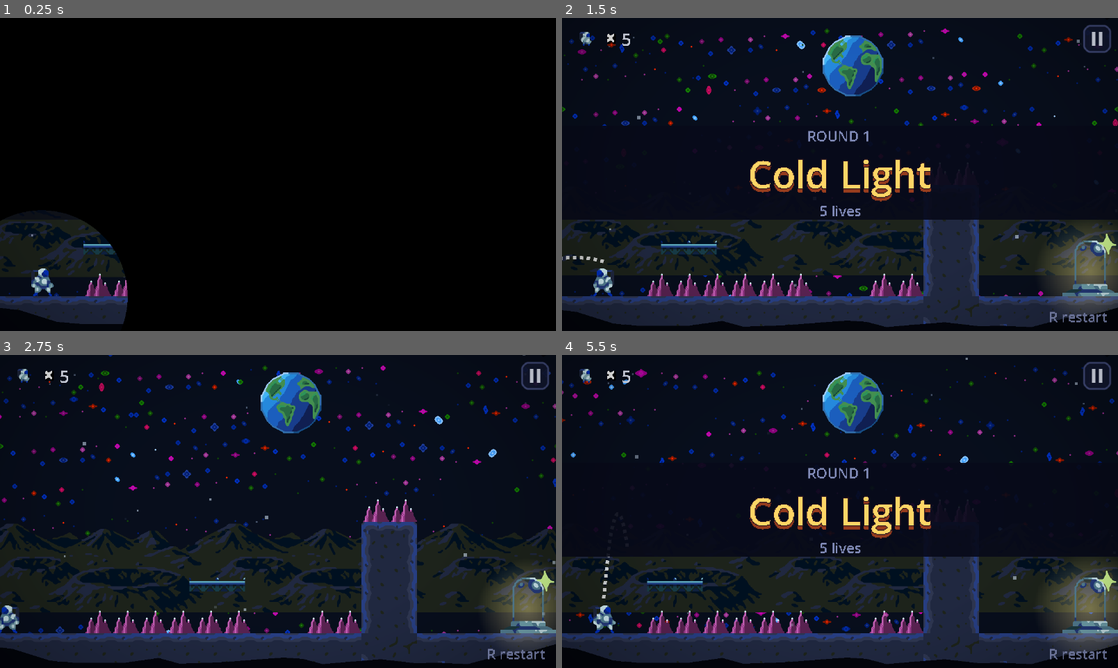
Above: before the commit, frames 1-4 (two rows, left to right).
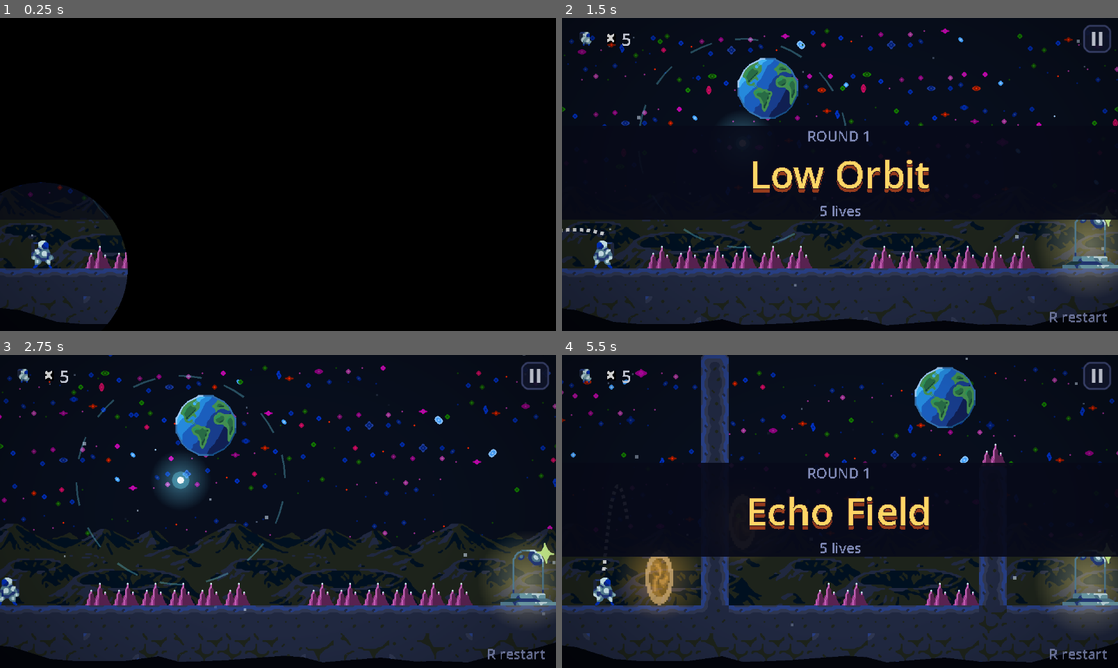
Above: after the commit, the same moments.

Repository: gab0yan/moonbounce
Game: Godot game, scene res://scenes/levels/endless.tscn
Same seed, same stepped clock (60 frames per second), same inputs: the game is played once before the commit and once after it. This scene is started directly instead of the project's main scene.
Inputs (mouse positions are in pixels of both pictures, inside the frame that each line leads up to):
- Up to frame 1 (0.25 s): no input
- Up to frame 2 (1.5 s): tap Enter at 0.5 s; move the mouse to (962, 158) at 0.52 s; tap Space (grapple) at 0.6 s; click (962, 158) at 0.67 s; drag from (728, 190) to (940, 177) at 1.27 s
- Up to frame 3 (2.75 s): move the mouse to (333, 442) at 2.02 s; press the mouse at (333, 442) at 2.03 s; tap Space (grapple) at 2.3 s
- Up to frame 4 (5.5 s): release the mouse at (895, 442) at 2.75 s; drag from (812, 574) to (962, 514) at 2.77 s; move the mouse to (1006, 558) at 3.52 s; tap Keypad Enter at 3.6 s; click (1006, 558) at 3.67 s; tap Space (grapple) at 3.8 s; tap Escape (pause) at 4.15 s; click "Restart level" at 4.25 s; drag from (673, 464) to (662, 627) at 5.02 s

The runs differ from the first frame. In frame 1, 4.8% of the frame differs, in the area x 0-23%, y 52-98%; in frame 2, 23%; in frame 3, 24%; in frame 4, 26%, in the area x 0-100%, y 0-99%.

Commit message:
Endless level generators

Diff:
--- a/scripts/endless_level.gd
+++ b/scripts/endless_level.gd
@@ -1,6 +1,13 @@
 extends "res://scripts/level.gd"
 
 const T := 16
+const COLS := 20
+const ROWS := 12
+const FIRST_COL := 2
+const LAST_COL := 17
+const MIN_GROUND := 7
+const MAX_GROUND := 10
+
 const SPIKE := preload("res://scenes/entities/crystal_spike.tscn")
 const CLING := preload("res://scenes/entities/cling_wall.tscn")
 const LIFT := preload("res://scenes/entities/lift_zone.tscn")
@@ -8,44 +15,45 @@
 const GRAPPLE := preload("res://scenes/entities/grapple_point.tscn")
 const PLATFORM := preload("res://scenes/entities/moving_platform.tscn")
 const PORTAL := preload("res://scenes/entities/portal.tscn")
-
-const SEGMENTS := {
-	"pit": {"deaths": 1, "rows": [
-		"........", "........", "........", "........", "........",
-		"........", "........", "........", "........", ".^^^^^^."]},
-	"wall": {"deaths": 1, "rows": [
-		"........", "........", "........", "........", "........",
-		"...^^...", "...##...", "...##...", "...##...", ".^^##..."]},
-	"deadweight": {"deaths": 1, "rows": [
-		"........", "........", "........", "........", "........",
-		".....##.", ".....##.", ".....##.", ".....##.", "...^.##."]},
-	"climb": {"deaths": 0, "rows": [
-		"........", "........", "........", "..R.L#..", "..R.L#..",
-		"..R.L#..", "..R.L#..", "..R.L#..", "....L#..", "....L#.."]},
-	"lift": {"deaths": 0, "rows": [
-		".####...", "..vv....", "..UU....", "..UU....", "..UU.##.",
-		"..UU.##.", "..UU.##.", "..UU.##.", "..UU.##.", "..UU.##."]},
-	"swing": {"deaths": 0, "rows": [
-		"........", "........", "........", "........", "...O....",
-		"........", "........", "........", "........", ".^^^^^^."]},
-	"ferry": {"deaths": 0, "rows": [
-		"........", "........", "........", "........", "........",
-		"........", "........", ".F......", "........", ".^^^^^^."]},
-	"portal": {"deaths": 0, "rows": [
-		"....#...", "....#...", "....#...", "....#Q..", "....#...",
-		"....#...", "....#...", "....#...", "..P.#...", "....#..."]},
-	"wind": {"deaths": 0, "rows": [
-		"........", "........", "........", ".WWWWWW.", ".WWWWWW.",
-		".WWWWWW.", ".WWWWWW.", ".WWWWWW.", ".WWWWWW.", ".^^^^^^."]},
+const PROPS := [
+	preload("res://assets/props/antenna_tower.png"),
+	preload("res://assets/props/solar_panel.png"),
+	preload("res://assets/props/fuel_tank.png"),
+]
+
+const PIECES := {
+	"pit": {"min": 7, "max": 8},
+	"wall": {"min": 6, "max": 7},
+	"deadweight": {"min": 6, "max": 7},
+	"climb": {"min": 7, "max": 7},
+	"lift": {"min": 7, "max": 7},
+	"swing": {"min": 7, "max": 8},
+	"ferry": {"min": 7, "max": 8},
+	"portal": {"min": 6, "max": 6},
+	"wind": {"min": 7, "max": 8},
+	"islands": {"min": 8, "max": 8},
+	"step": {"min": 3, "max": 4},
+	"gap": {"min": 4, "max": 5},
 }
+const DEATH_PIECES := ["pit", "wall", "deadweight"]
 const NAMES := ["Crater Run", "Dust Drift", "Low Orbit", "Moon Maze", "Night Shift", "Echo Field",
-		"Crystal Gap", "Far Side", "Static Sky", "Lost Signal", "Grey Sea", "Cold Light"]
+		"Crystal Gap", "Far Side", "Static Sky", "Lost Signal", "Grey Sea", "Cold Light",
+		"Ion Storm", "Glass Plain", "Hollow Ridge", "Slow Fall", "Black Tide", "Quiet Vent"]
 
 static var round_number := 1
 static var round_seed := 0
-static var forced_segments: Array = []
+static var forced_pieces: Array = []
+static var _recent: Array = []
+static var _last_dark := false
 
 var _rng := RandomNumberGenerator.new()
+var _grid: Array = []
+var _zones: Array = []
+var _grapples: Array = []
+var _platforms: Array = []
+var _portals: Array = []
+var _deaths := 0
+var picks: Array = []
 
 
 func _enter_tree() -> void:
@@ -56,84 +64,288 @@
 
 
 func _build_round() -> void:
-	var picks: Array = forced_segments.duplicate()
-	if picks.is_empty():
-		picks = [_pick(true), _pick(false)]
-		if _rng.randf() < 0.5:
-			picks.reverse()
-	var grid: Array = []
-	for r in 12:
+	_grid = []
+	for r in ROWS:
 		var row := []
-		for c in 20:
-			row.append("." if r < 10 else "#")
-		grid.append(row)
-	grid[9][1] = "S"
-	grid[8][18] = "E"
-	var deaths := 0
+		for c in COLS:
+			row.append(".")
+		_grid.append(row)
+	var ground := _rng.randi_range(MAX_GROUND - 1, MAX_GROUND)
+	_fill_ground(0, FIRST_COL - 1, ground)
+	_grid[ground - 1][1] = "S"
+	picks = _choose_pieces()
+	var widths := _plan_widths(picks)
+	var x := FIRST_COL
 	for i in picks.size():
-		var seg: Dictionary = SEGMENTS[picks[i]]
-		deaths += seg.deaths
-		var x0 := 2 + i * 8
-		for r in 10:
-			var row: String = seg.rows[r]
-			for c in 8:
-				grid[r][x0 + c] = row[c]
-	var dark: bool = round_number >= 4 and _rng.randf() < 0.35
+		ground = call("_piece_" + picks[i], x, widths[i], ground)
+		x += widths[i]
+	_fill_ground(x, COLS - 1, ground)
+	_grid[ground - 2][18] = "E"
+	_recent = picks.duplicate()
 	set_meta("round", round_number)
 	set_meta("number_label", "Round")
 	set_meta("level_name", NAMES[_rng.randi() % NAMES.size()])
-	set_meta("lives", 3 + deaths * 2)
+	set_meta("lives", 3 + _deaths * 2)
+	var dark := round_number >= 4 and not _last_dark and _rng.randf() < 0.25
+	_last_dark = dark
 	set_meta("dark", dark)
 	set_meta("light_radius", 48.0)
-	_fill(grid, picks)
-
-
-func _pick(must_die: bool) -> String:
-	var keys := []
-	for key in SEGMENTS:
-		if not must_die or SEGMENTS[key].deaths > 0:
-			keys.append(key)
-	return keys[_rng.randi() % keys.size()]
-
-
-func _fill(grid: Array, picks: Array) -> void:
+	_spawn_nodes()
+	_reserve_space()
+	_decorate()
+
+
+func _choose_pieces() -> Array:
+	if not forced_pieces.is_empty():
+		return forced_pieces.duplicate()
+	var budget := LAST_COL - FIRST_COL + 1
+	var count := 2 if round_number <= 2 else _rng.randi_range(2, 3)
+	var chosen := []
+	chosen.append(_pick_from(DEATH_PIECES, chosen))
+	var used: int = PIECES[chosen[0]].min
+	var pool := PIECES.keys().filter(func(k): return k not in DEATH_PIECES)
+	while chosen.size() < count and used < budget:
+		var room := budget - used
+		var fitting := pool.filter(func(k): return PIECES[k].min <= room and k not in chosen)
+		if fitting.is_empty():
+			break
+		var name := _pick_from(fitting, chosen)
+		chosen.append(name)
+		used += PIECES[name].min
+	if budget - used >= PIECES.step.min and "step" not in chosen and _rng.randf() < 0.6:
+		chosen.append("step")
+		used += PIECES.step.min
+	if budget - used >= PIECES.gap.min and "gap" not in chosen and _rng.randf() < 0.5:
+		chosen.append("gap")
+	_shuffle_with_rng(chosen)
+	return chosen
+
+
+func _plan_widths(names: Array) -> Array:
+	var widths := []
+	var used := 0
+	for name in names:
+		widths.append(PIECES[name].min)
+		used += PIECES[name].min
+	var spare := (LAST_COL - FIRST_COL + 1) - used
+	while spare > 0:
+		var growable := []
+		for i in names.size():
+			if widths[i] < PIECES[names[i]].max:
+				growable.append(i)
+		if growable.is_empty():
+			break
+		widths[growable[_rng.randi() % growable.size()]] += 1
+		spare -= 1
+	return widths
+
+
+func _pick_from(options: Array, chosen: Array) -> String:
+	var fresh := options.filter(func(k): return k not in _recent and k not in chosen)
+	var source := fresh if not fresh.is_empty() else options.filter(func(k): return k not in chosen)
+	if source.is_empty():
+		source = options
+	return source[_rng.randi() % source.size()]
+
+
+func _shuffle_with_rng(arr: Array) -> void:
+	for i in range(arr.size() - 1, 0, -1):
+		var j := _rng.randi_range(0, i)
+		var tmp = arr[i]
+		arr[i] = arr[j]
+		arr[j] = tmp
+
+
+func _fill_ground(from_col: int, to_col: int, ground: int) -> void:
+	for c in range(from_col, to_col + 1):
+		for r in range(ground, ROWS):
+			_grid[r][c] = "#"
+
+
+func _spikes(from_col: int, to_col: int, ground: int) -> void:
+	for c in range(from_col, to_col + 1):
+		_grid[ground - 1][c] = "^"
+
+
+func _block(col: int, top_row: int, bottom_row: int, ch := "#") -> void:
+	for r in range(maxi(top_row, 0), bottom_row + 1):
+		_grid[r][col] = ch
+
+
+func _piece_pit(x: int, w: int, g: int) -> int:
+	_fill_ground(x, x + w - 1, g)
+	_spikes(x + 1, x + w - 2, g)
+	_deaths += 1
+	return g
+
+
+func _piece_gap(x: int, w: int, g: int) -> int:
+	_fill_ground(x, x + w - 1, g)
+	_spikes(x + 1, x + w - 2, g)
+	return g
+
+
+func _piece_wall(x: int, w: int, g: int) -> int:
+	_fill_ground(x, x + w - 1, g)
+	var h := _rng.randi_range(4, mini(5, g - 2))
+	var wall := x + 3
+	_spikes(x + 1, x + 2, g)
+	_block(wall, g - h, g - 1)
+	_grid[g - h - 1][wall] = "^"
+	if w >= 7 and _rng.randf() < 0.5:
+		_block(wall + 1, g - h, g - 1)
+		_grid[g - h - 1][wall + 1] = "^"
+	_deaths += 1
+	return g
+
+
+func _piece_deadweight(x: int, w: int, g: int) -> int:
+	_fill_ground(x, x + w - 1, g)
+	var h := _rng.randi_range(4, mini(5, g - 3))
+	_spikes(x + 2, x + 2, g)
+	for c in range(x + 3, x + w - 1):
+		_block(c, g - h, g - 1)
+	_deaths += 1
+	return g
+
+
+func _piece_climb(x: int, w: int, g: int) -> int:
+	_fill_ground(x, x + w - 1, g)
+	var h := _rng.randi_range(4, mini(6, g - 3))
+	_block(x + 4, g - h, g - 1, "L")
+	_block(x + 5, g - h, g - 1)
+	_block(x + 2, g - h, g - 3, "R")
+	return g
+
+
+func _piece_lift(x: int, w: int, g: int) -> int:
+	_fill_ground(x, x + w - 1, g)
+	var h := _rng.randi_range(4, mini(6, g - 3))
+	var lx := x + 1
+	_zones.append({"rect": Rect2i(lx, 2, 2, g - 2), "dir": Vector2.UP, "lift": true})
+	if _rng.randf() < 0.6:
+		for c in range(lx - 1, lx + 3):
+			_block(c, 0, 0)
+		_grid[1][lx] = "v"
+		_grid[1][lx + 1] = "v"
+	_block(x + 4, g - h, g - 1)
+	_block(x + 5, g - h, g - 1)
+	return g
+
+
+func _piece_swing(x: int, w: int, g: int) -> int:
+	_fill_ground(x, x + w - 1, g)
+	_spikes(x + 1, x + w - 2, g)
+	var col := x + _rng.randi_range(2, w - 4)
+	var row := g - _rng.randi_range(4, 5)
+	_grapples.append(Vector2(col * T + 8, row * T + 8))
+	return g
+
+
+func _piece_ferry(x: int, w: int, g: int) -> int:
+	_fill_ground(x, x + w - 1, g)
+	_spikes(x + 1, x + w - 2, g)
+	var lift := _rng.randi_range(1, 2)
+	_platforms.append({
+		"pos": Vector2((x + 1) * T, (g - lift - 1) * T),
+		"travel": Vector2((w - 4) * T, 0),
+		"period": _rng.randf_range(3.2, 4.8),
+		"pause": _rng.randf_range(0.9, 1.4),
+	})
+	return g
+
+
+func _piece_portal(x: int, w: int, g: int) -> int:
+	_fill_ground(x, x + w - 1, g)
+	_block(x + 3, 0, g - 1)
+	var exit_row := _rng.randi_range(maxi(g - 7, 1), g - 4)
+	_portals.append({"in": Vector2i(x + 1, g - 2), "out": Vector2i(x + 4, exit_row)})
+	return g
+
+
+func _piece_wind(x: int, w: int, g: int) -> int:
+	_fill_ground(x, x + w - 1, g)
+	_spikes(x + 1, x + w - 2, g)
+	_zones.append({"rect": Rect2i(x + 1, g - 6, w - 2, 5), "dir": Vector2.RIGHT, "lift": false})
+	return g
+
+
+func _piece_islands(x: int, w: int, g: int) -> int:
+	_fill_ground(x, x + w - 1, g)
+	_spikes(x + 1, x + w - 2, g)
+	var a := g - _rng.randi_range(2, 3)
+	var b := clampi(a + _rng.randi_range(-1, 1), g - 4, g - 2)
+	_block(x + 2, a, a)
+	_block(x + 5, b, b)
+	return g
+
+
+func _piece_step(x: int, w: int, g: int) -> int:
+	var options := []
+	for d in [-2, -1, 1, 2]:
+		if g + d >= MIN_GROUND and g + d <= MAX_GROUND:
+			options.append(d)
+	var ng: int = g + options[_rng.randi() % options.size()]
+	var split := x + w / 2
+	_fill_ground(x, split - 1, g)
+	_fill_ground(split, x + w - 1, ng)
+	return ng
+
+
+func _spawn_nodes() -> void:
 	var ground: TileMapLayer = $Ground
 	ground.clear()
-	for r in 12:
-		for c in 20:
-			var ch: String = grid[r][c]
+	for r in ROWS:
+		for c in COLS:
+			var ch: String = _grid[r][c]
 			var pos := Vector2(c * T, r * T)
 			match ch:
 				"#", "L", "R":
-					ground.set_cell(Vector2i(c, r), 0, _autotile(grid, c, r))
+					ground.set_cell(Vector2i(c, r), 0, _autotile(c, r))
 				"^":
 					_add($Hazards, SPIKE, pos)
 				"v":
-					var s = _add($Hazards, SPIKE, pos + Vector2(T, T))
+					var s := _add($Hazards, SPIKE, pos + Vector2(T, T))
 					s.rotation = PI
 				"S":
 					$Spawn.position = pos + Vector2(8, T)
 					$Player.position = $Spawn.position
 				"E":
 					$ExitCapsule.position = pos
-				"O":
-					var g = GRAPPLE.instantiate()
-					g.position = pos + Vector2(8, 8)
-					g.radius = 60.0
-					$GrapplePoints.add_child(g)
-				"F":
-					var p = PLATFORM.instantiate()
-					p.position = Vector2(pos.x, pos.y + 8)
-					p.travel = Vector2(64, 0)
-					p.period = 4.0
-					p.pause = 1.0
-					$Platforms.add_child(p)
-	_add_grips(grid)
-	for i in picks.size():
-		var x0 := 2 + i * 8
-		_add_zone(grid, x0, "U", LIFT, Vector2.UP)
-		_add_zone(grid, x0, "W", DRIFT, Vector2.RIGHT)
-		_add_portals(grid, x0)
+	_add_grips()
+	for z in _zones:
+		var rect: Rect2i = z.rect
+		var node: Node2D = (LIFT if z.lift else DRIFT).instantiate()
+		node.position = Vector2(rect.position * T)
+		node.scale = Vector2(rect.size.x * T / 32.0, rect.size.y * T / 96.0)
+		if not z.lift:
+			node.direction = z.dir
+			node.lift_accel = 200.0
+		$Zones.add_child(node)
+	for pos in _grapples:
+		var g := GRAPPLE.instantiate()
+		g.position = pos
+		g.radius = 60.0
+		$GrapplePoints.add_child(g)
+	for p in _platforms:
+		var plat := PLATFORM.instantiate()
+		plat.position = p.pos
+		plat.travel = p.travel
+		plat.period = p.period
+		plat.pause = p.pause
+		$Platforms.add_child(plat)
+	var colors := [Color(0.3, 0.85, 0.95), Color(1.0, 0.667, 0.157), Color(0.757, 0.373, 0.698)]
+	for p in _portals:
+		var color: Color = colors[_rng.randi() % colors.size()]
+		var out := PORTAL.instantiate()
+		out.position = Vector2(p.out * T)
+		out.color = color
+		var into := PORTAL.instantiate()
+		into.position = Vector2(p.in * T)
+		into.color = color
+		into.target = out
+		$Portals.add_child(out)
+		$Portals.add_child(into)
 
 
 func _add(parent: Node, scene: PackedScene, pos: Vector2) -> Node2D:
@@ -143,19 +355,19 @@
 	return n
 
 
-func _solid(grid: Array, c: int, r: int) -> bool:
-	if c < 0 or c >= 20 or r >= 12:
+func _solid(c: int, r: int) -> bool:
+	if c < 0 or c >= COLS or r >= ROWS:
 		return true
 	if r < 0:
 		return false
-	return grid[r][c] in ["#", "L", "R"]
-
-
-func _autotile(grid: Array, c: int, r: int) -> Vector2i:
-	var w := _solid(grid, c - 1, r)
-	var e := _solid(grid, c + 1, r)
-	var n := _solid(grid, c, r - 1)
-	var s := _solid(grid, c, r + 1)
+	return _grid[r][c] in ["#", "L", "R"]
+
+
+func _autotile(c: int, r: int) -> Vector2i:
+	var w := _solid(c - 1, r)
+	var e := _solid(c + 1, r)
+	var n := _solid(c, r - 1)
+	var s := _solid(c, r + 1)
 	var tx := 3 if (not w and not e) else (1 if (w and e) else (2 if w else 0))
 	var ty := 3 if (not n and not s) else (1 if (n and s) else (2 if n else 0))
 	if tx == 3 and ty == 3:
@@ -169,65 +381,81 @@
 	return Vector2i(tx, ty)
 
 
-func _add_grips(grid: Array) -> void:
+func _add_grips() -> void:
 	for side in ["L", "R"]:
-		for c in 20:
+		for c in COLS:
 			var r := 0
-			while r < 12:
-				if grid[r][c] != side:
+			while r < ROWS:
+				if _grid[r][c] != side:
 					r += 1
 					continue
 				var r0 := r
-				while r < 12 and grid[r][c] == side:
+				while r < ROWS and _grid[r][c] == side:
 					r += 1
-				var g = CLING.instantiate()
+				var g := CLING.instantiate()
 				g.position = Vector2(c * T - 2 if side == "L" else (c + 1) * T + 2, r0 * T)
 				g.scale = Vector2(1, (r - r0) * T / 48.0)
 				$ClingWalls.add_child(g)
 
 
-func _add_zone(grid: Array, x0: int, ch: String, scene: PackedScene, dir: Vector2) -> void:
-	var cells := []
-	for r in 10:
-		for c in range(x0, x0 + 8):
-			if grid[r][c] == ch:
-				cells.append(Vector2i(c, r))
-	if cells.is_empty():
-		return
-	var lo: Vector2i = cells[0]
-	var hi: Vector2i = cells[0]
-	for v in cells:
-		lo = Vector2i(mini(lo.x, v.x), mini(lo.y, v.y))
-		hi = Vector2i(maxi(hi.x, v.x), maxi(hi.y, v.y))
-	var z = scene.instantiate()
-	z.position = Vector2(lo.x * T, lo.y * T)
-	z.scale = Vector2((hi.x - lo.x + 1) * T / 32.0, (hi.y - lo.y + 1) * T / 96.0)
-	if "direction" in z:
-		z.direction = dir
-		z.lift_accel = 200.0
-	$Zones.add_child(z)
-
-
-func _add_portals(grid: Array, x0: int) -> void:
-	var entry := Vector2i(-1, -1)
-	var exit := Vector2i(-1, -1)
-	for r in 10:
-		for c in range(x0, x0 + 8):
-			if grid[r][c] == "P":
-				entry = Vector2i(c, r)
-			elif grid[r][c] == "Q":
-				exit = Vector2i(c, r)
-	if entry.x < 0 or exit.x < 0:
-		return
-	var out = PORTAL.instantiate()
-	out.position = Vector2(exit * T)
-	out.color = Color(0.3, 0.85, 0.95)
-	var into = PORTAL.instantiate()
-	into.position = Vector2(entry * T)
-	into.color = out.color
-	into.target = out
-	$Portals.add_child(out)
-	$Portals.add_child(into)
+func _reserve_space() -> void:
+	for z in _zones:
+		var rect: Rect2i = z.rect
+		for r in range(rect.position.y, rect.end.y):
+			for c in range(rect.position.x, rect.end.x):
+				if _grid[r][c] == ".":
+					_grid[r][c] = "z"
+	for p in _portals:
+		for cell in [p.in, p.out]:
+			for r in range(cell.y, cell.y + 2):
+				if _grid[r][cell.x] == ".":
+					_grid[r][cell.x] = "z"
+	for p in _platforms:
+		var row := int(p.pos.y / T)
+		for c in range(int(p.pos.x / T), int((p.pos.x + p.travel.x) / T) + 2):
+			for r in range(maxi(row - 2, 0), row + 1):
+				if _grid[r][c] == ".":
+					_grid[r][c] = "z"
+	for pos in _grapples:
+		var cell := Vector2i(pos / T)
+		for r in range(maxi(cell.y - 1, 0), mini(cell.y + 6, ROWS)):
+			for c in range(maxi(cell.x - 3, 0), mini(cell.x + 4, COLS)):
+				if _grid[r][c] == ".":
+					_grid[r][c] = "z"
+
+
+func _decorate() -> void:
+	var earth: Sprite2D = $Decor/Earth
+	earth.visible = _rng.randf() < 0.8
+	earth.position = Vector2(_rng.randf_range(20, 270), _rng.randf_range(4, 30)).round()
+	var spots := []
+	for c in range(2, LAST_COL):
+		var top := -1
+		for r in ROWS:
+			if _grid[r][c] == "#":
+				top = r
+				break
+		if top < 4:
+			continue
+		var clear := true
+		for r in range(top - 4, top):
+			for cc in [c - 1, c, c + 1]:
+				if _grid[r][cc] != ".":
+					clear = false
+		if clear:
+			spots.append(Vector2i(c, top))
+	_shuffle_with_rng(spots)
+	var wanted := _rng.randi_range(1, 3)
+	for spot in spots.slice(0, wanted):
+		var tex: Texture2D = PROPS[_rng.randi() % PROPS.size()]
+		var s := Sprite2D.new()
+		s.texture = tex
+		s.scale = Vector2(0.25, 0.25)
+		s.centered = false
+		var size := tex.get_size() * 0.25
+		s.position = Vector2(spot.x * T + (T - size.x) * 0.5, spot.y * T - size.y).round()
+		s.modulate = Color(0.85, 0.88, 1.0, 0.9)
+		$Decor.add_child(s)
 
 
 func _on_level_finished() -> void:
@@ -244,3 +472,5 @@
 static func start_new_run() -> void:
 	round_number = 1
 	round_seed = randi() | 1
+	_recent = []
+	_last_dark = false
